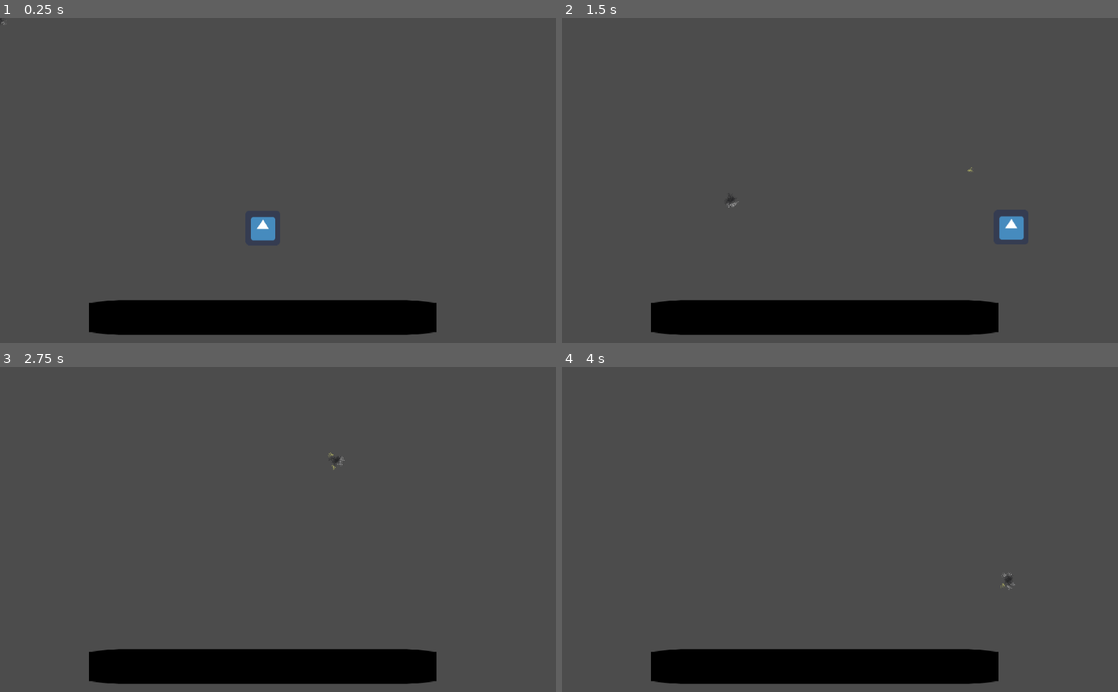
Above: before the commit, frames 1-4 (two rows, left to right).
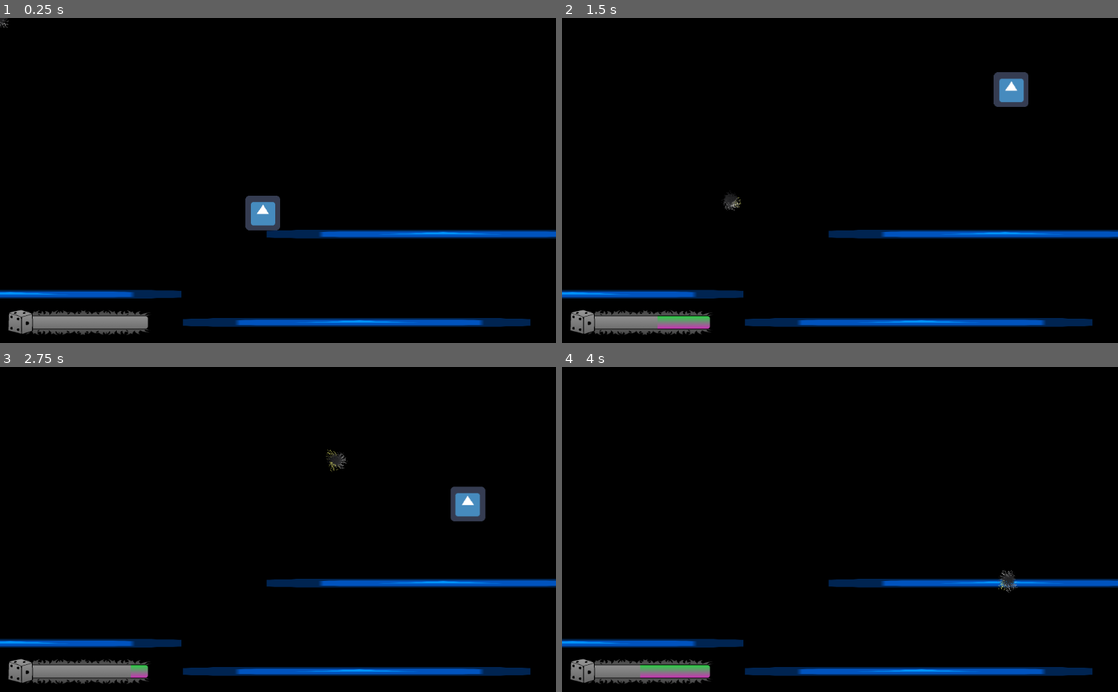
Above: after the commit, the same moments.

Repository: Lagrossa/DicePlatformerT
Game: Godot game, scene res://scenes/mainScenes/MainScene.tscn
Same seed, same stepped clock (60 frames per second), same inputs: the game is played once before the commit and once after it. The engine's default icon, where the game draws it, is replaced by a stand-in: a white triangle on a blue panel in a dark square.
Inputs (mouse positions are in pixels of both pictures, inside the frame that each line leads up to):
- Up to frame 1 (0.25 s): no input
- Up to frame 2 (1.5 s): move the mouse to (962, 164) at 0.52 s; hold D (right) from 0.53 s (still down); tap E (E, bound only after the commit) at 0.6 s; tap Space (jump) at 0.77, 0.8, 1.07, 1.35 s; move the mouse to (728, 196) at 1.27 s
- Up to frame 3 (2.75 s): tap Space (jump) at 1.52, 1.82, 2.3 s; tap E (E, bound only after the commit) at 1.55, 2.1 s; move the mouse to (333, 458) at 2.02 s; release D (right) at 2.03 s; hold A (left) from 2.03 s (still down)
- Up to frame 4 (4 s): move the mouse to (812, 594) at 2.77 s; release A (left) at 2.78 s; hold D (right) from 2.78 s (still down); tap E (E, bound only after the commit) at 2.85 s; tap Space (jump) at 3.02, 3.32, 3.6, 3.77 s; move the mouse to (1006, 578) at 3.52 s

The runs differ from the first frame. In frame 1, 95% of the frame differs, in the area x 0-100%, y 0-100%; in frame 2, 95%; in frame 3, 95%; in frame 4, 95%.

Commit message:
added a diceBar and changed envoirement a bit

Diff:
--- /dev/null
+++ b/Scenes/UI.tscn
@@ -0,0 +1,32 @@
+[gd_scene load_steps=5 format=2]
+
+[ext_resource path="res://assets/diceBarProgressEmpty.png" type="Texture" id=1]
+[ext_resource path="res://assets/diceBarProgressFull.png" type="Texture" id=2]
+[ext_resource path="res://assets/diceBarGrass.png" type="Texture" id=3]
+[ext_resource path="res://scripts/UI.gd" type="Script" id=4]
+
+[node name="UI" type="Control"]
+anchor_right = 1.0
+anchor_bottom = 1.0
+script = ExtResource( 4 )
+DiceBar_maxValue = 20
+DiceBar_Progress = 8
+
+[node name="DiceBar" type="TextureRect" parent="."]
+margin_left = 21.0
+margin_top = 534.0
+margin_right = 542.0
+margin_bottom = 649.0
+rect_scale = Vector2( 0.5, 0.5 )
+mouse_filter = 2
+texture = ExtResource( 3 )
+
+[node name="ProgressBar" type="TextureProgress" parent="DiceBar"]
+margin_left = -14.0
+margin_top = 9.0
+margin_right = 505.0
+margin_bottom = 101.0
+mouse_filter = 2
+texture_under = ExtResource( 1 )
+texture_progress = ExtResource( 2 )
+fill_mode = 1
--- a/project.godot
+++ b/project.godot
@@ -89,6 +89,11 @@
 "events": [ Object(InputEventKey,"resource_local_to_scene":false,"resource_name":"","device":0,"alt":false,"shift":false,"control":false,"meta":false,"command":false,"pressed":false,"scancode":32,"physical_scancode":0,"unicode":0,"echo":false,"script":null)
  ]
 }
+E={
+"deadzone": 0.5,
+"events": [ Object(InputEventKey,"resource_local_to_scene":false,"resource_name":"","device":0,"alt":false,"shift":false,"control":false,"meta":false,"command":false,"pressed":false,"scancode":69,"physical_scancode":0,"unicode":0,"echo":false,"script":null)
+ ]
+}
 
 [physics]
 
--- a/scenes/mainScenes/MainScene.tscn
+++ b/scenes/mainScenes/MainScene.tscn
@@ -1,27 +1,69 @@
-[gd_scene load_steps=5 format=2]
+[gd_scene load_steps=6 format=2]
 
 [ext_resource path="res://scenes/mainScenes/Player.tscn" type="PackedScene" id=1]
 [ext_resource path="res://icon.png" type="Texture" id=2]
 [ext_resource path="res://Scenes/mainScenes/Bullet.tscn" type="PackedScene" id=3]
+[ext_resource path="res://Scenes/UI.tscn" type="PackedScene" id=4]
 
 [sub_resource type="RectangleShape2D" id=1]
 extents = Vector2( 321, 30 )
 
 [node name="MainScene" type="Node"]
 
+[node name="ColorRect" type="ColorRect" parent="."]
+margin_right = 1024.0
+margin_bottom = 600.0
+mouse_filter = 2
+mouse_default_cursor_shape = 13
+color = Color( 0, 0, 0, 1 )
+
 [node name="Player" parent="." instance=ExtResource( 1 )]
 position = Vector2( 484, 251 )
+JumpAmmount = 2
 
 [node name="Ground" type="StaticBody2D" parent="."]
-position = Vector2( 484, 553 )
+modulate = Color( 0, 0.596078, 1, 1 )
+position = Vector2( 657, 562 )
+scale = Vector2( 1, 0.238 )
 
 [node name="CollisionShape" type="CollisionShape2D" parent="Ground"]
 shape = SubResource( 1 )
 
 [node name="Sprite" type="Sprite" parent="Ground"]
-modulate = Color( 0, 0, 0, 1 )
 scale = Vector2( 10, 1 )
 texture = ExtResource( 2 )
 
+[node name="Ground2" type="StaticBody2D" parent="."]
+modulate = Color( 0, 0.596078, 1, 1 )
+position = Vector2( 14, 510 )
+scale = Vector2( 1, 0.238 )
+
+[node name="CollisionShape" type="CollisionShape2D" parent="Ground2"]
+shape = SubResource( 1 )
+
+[node name="Sprite" type="Sprite" parent="Ground2"]
+scale = Vector2( 10, 1 )
+texture = ExtResource( 2 )
+
+[node name="Ground3" type="StaticBody2D" parent="."]
+modulate = Color( 0, 0.596078, 1, 1 )
+position = Vector2( 811, 399 )
+scale = Vector2( 1, 0.238 )
+
+[node name="CollisionShape" type="CollisionShape2D" parent="Ground3"]
+shape = SubResource( 1 )
+
+[node name="Sprite" type="Sprite" parent="Ground3"]
+scale = Vector2( 10, 1 )
+texture = ExtResource( 2 )
+
+[node name="UI" parent="." instance=ExtResource( 4 )]
+margin_right = -1024.0
+margin_bottom = -600.0
+mouse_filter = 2
+DiceBar_maxValue = 8
+DiceBar_Progress = 0
+
 [node name="Bullet" parent="." instance=ExtResource( 3 )]
 scale = Vector2( 2, 2 )
+local_chords = true
--- /dev/null
+++ b/scripts/UI.gd
@@ -0,0 +1,17 @@
+extends Control
+
+export (int) var DiceBar_maxValue
+export (int) var DiceBar_Progress
+
+func _ready():
+	$DiceBar/ProgressBar.max_value = DiceBar_maxValue
+	$DiceBar/ProgressBar.value = DiceBar_Progress
+
+func _physics_process(delta):
+	if Input.is_action_just_pressed("jump"):
+		DiceBar_Progress += 1
+		$DiceBar/ProgressBar.value = DiceBar_Progress
+
+	if Input.is_action_just_pressed("E"):
+		DiceBar_Progress = 0
+		$DiceBar/ProgressBar.value = DiceBar_Progress
Binary file added: assets/diceBarGrass.png
Not shown, added: assets/diceBarGrass.png.import
Binary file added: assets/diceBarProgressEmpty.png
Not shown, added: assets/diceBarProgressEmpty.png.import
Binary file added: assets/diceBarProgressFull.png
Not shown, added: assets/diceBarProgressFull.png.import
